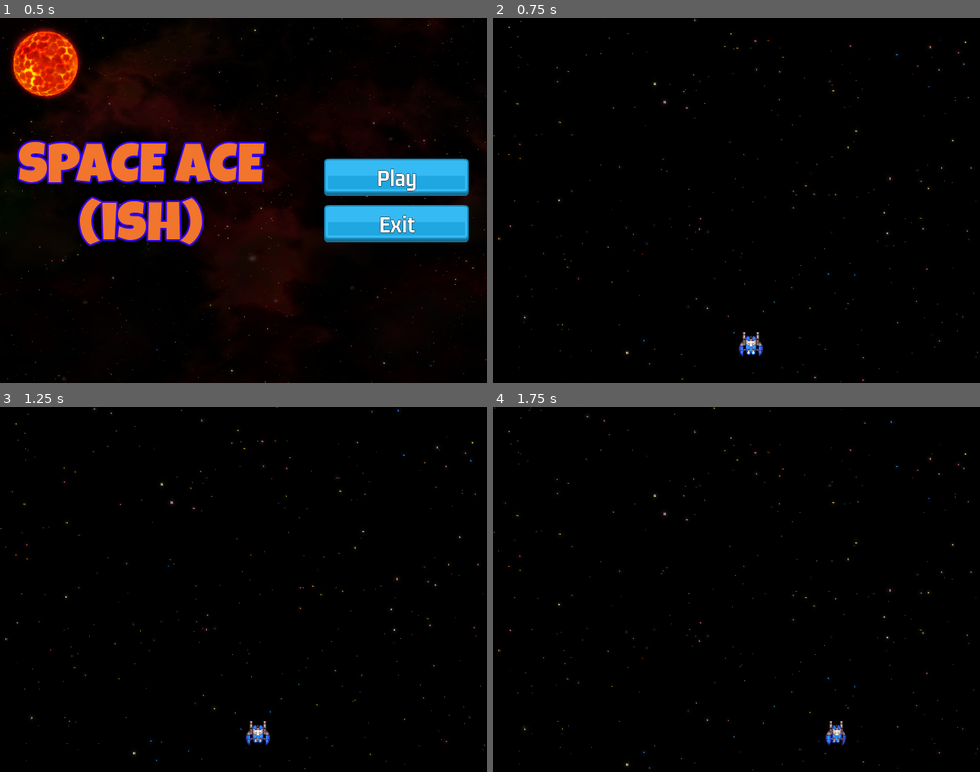
Above: before the commit, frames 1-4 (two rows, left to right).
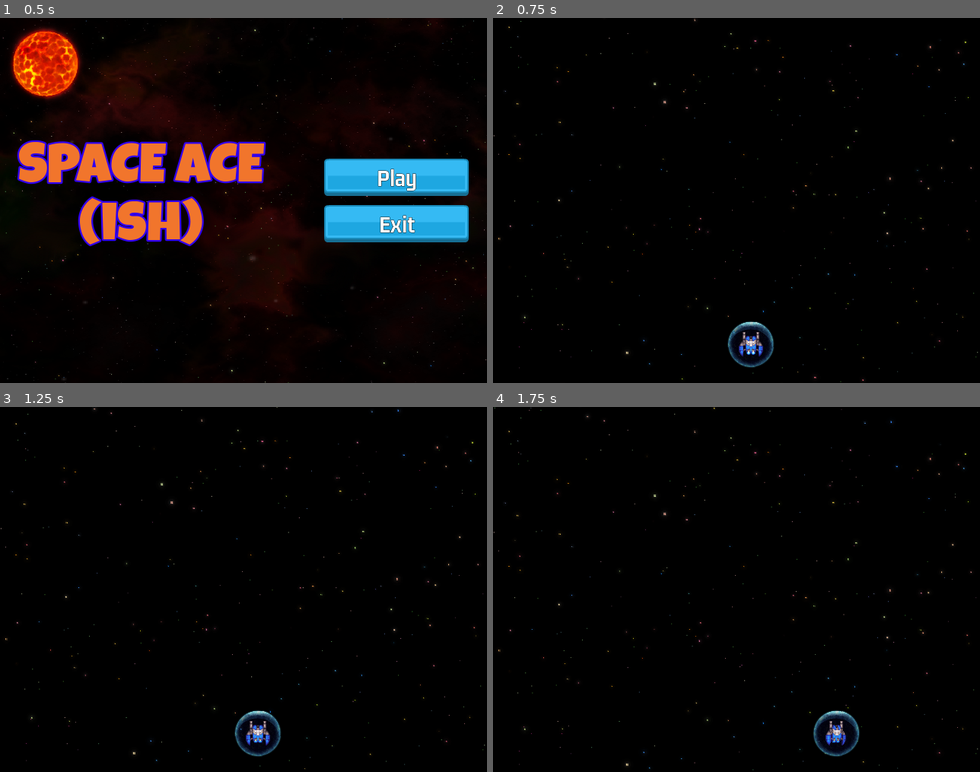
Above: after the commit, the same moments.

Repository: jaerrib/learning-godot
Game: Godot game, scene res://scenes/main/main.tscn
The game is run twice, just before and just after one commit, with the same random seed, the same clock (stepped at 60 frames per second) and the same inputs.
Inputs:
- Up to frame 1 (0.5 s): no input
- Up to frame 2 (0.75 s): click "Play" at 0.5 s
- Up to frame 3 (1.25 s): no input
- Up to frame 4 (1.75 s): hold D (right) from 1.28 s (still down)

Frame 1 is identical in both runs. In frame 2, 0.4% of the frame differs, in the area x 48-58%, y 83-96%; in frame 3, 0.4%; in frame 4, 0.4%, in the area x 65-76%, y 83-96%.

Commit message:
Add shield scene to player

Diff:
--- a/space-ace/scenes/player/player.tscn
+++ b/space-ace/scenes/player/player.tscn
@@ -1,10 +1,26 @@
-[gd_scene load_steps=8 format=3 uid="uid://cj44yxcjeprnn"]
+[gd_scene load_steps=9 format=3 uid="uid://cj44yxcjeprnn"]
 
 [ext_resource type="Script" path="res://scenes/player/player.gd" id="1_r4sqo"]
 [ext_resource type="Texture2D" uid="uid://ciq5rvqtwoutv" path="res://assets/ships/ships_human_1.png" id="1_ubs0j"]
+[ext_resource type="PackedScene" uid="uid://ckmo3dba2esg0" path="res://scenes/shield/shield.tscn" id="3_qr88r"]
 
 [sub_resource type="CircleShape2D" id="CircleShape2D_njcbk"]
 radius = 14.0
+
+[sub_resource type="Animation" id="Animation_3cvbj"]
+length = 0.001
+tracks/0/type = "value"
+tracks/0/imported = false
+tracks/0/enabled = true
+tracks/0/path = NodePath("Sprite2D:frame")
+tracks/0/interp = 1
+tracks/0/loop_wrap = true
+tracks/0/keys = {
+"times": PackedFloat32Array(0),
+"transitions": PackedFloat32Array(1),
+"update": 1,
+"values": [1]
+}
 
 [sub_resource type="Animation" id="Animation_1fq77"]
 resource_name = "fly"
@@ -22,21 +38,6 @@
 "transitions": PackedFloat32Array(1, 1),
 "update": 1,
 "values": [0, 1]
-}
-
-[sub_resource type="Animation" id="Animation_3cvbj"]
-length = 0.001
-tracks/0/type = "value"
-tracks/0/imported = false
-tracks/0/enabled = true
-tracks/0/path = NodePath("Sprite2D:frame")
-tracks/0/interp = 1
-tracks/0/loop_wrap = true
-tracks/0/keys = {
-"times": PackedFloat32Array(0),
-"transitions": PackedFloat32Array(1),
-"update": 1,
-"values": [1]
 }
 
 [sub_resource type="Animation" id="Animation_8nf5b"]
@@ -81,3 +82,5 @@
 "": SubResource("AnimationLibrary_mp6xv")
 }
 autoplay = "fly"
+
+[node name="Shield" parent="." instance=ExtResource("3_qr88r")]
--- /dev/null
+++ b/space-ace/scenes/shield/shield.tscn
@@ -0,0 +1,67 @@
+[gd_scene load_steps=6 format=3 uid="uid://ckmo3dba2esg0"]
+
+[ext_resource type="Texture2D" uid="uid://rib1d6ar2ump" path="res://assets/shield/spr_shield_small.png" id="1_1wxox"]
+
+[sub_resource type="CircleShape2D" id="CircleShape2D_0aahg"]
+radius = 29.0
+
+[sub_resource type="Animation" id="Animation_i3rsu"]
+resource_name = "hit"
+length = 0.2
+step = 0.1
+tracks/0/type = "value"
+tracks/0/imported = false
+tracks/0/enabled = true
+tracks/0/path = NodePath("Sprite2D:self_modulate")
+tracks/0/interp = 1
+tracks/0/loop_wrap = true
+tracks/0/keys = {
+"times": PackedFloat32Array(0, 0.1, 0.2),
+"transitions": PackedFloat32Array(1, 1, 1),
+"update": 0,
+"values": [Color(1, 1, 1, 1), Color(0.796078, 0, 0.796078, 1), Color(1, 1, 1, 1)]
+}
+
+[sub_resource type="Animation" id="Animation_sn814"]
+length = 0.001
+tracks/0/type = "value"
+tracks/0/imported = false
+tracks/0/enabled = true
+tracks/0/path = NodePath("Sprite2D:self_modulate")
+tracks/0/interp = 1
+tracks/0/loop_wrap = true
+tracks/0/keys = {
+"times": PackedFloat32Array(0),
+"transitions": PackedFloat32Array(1),
+"update": 0,
+"values": [Color(1, 1, 1, 1)]
+}
+
+[sub_resource type="AnimationLibrary" id="AnimationLibrary_d8ipm"]
+_data = {
+"RESET": SubResource("Animation_sn814"),
+"hit": SubResource("Animation_i3rsu")
+}
+
+[node name="Shield" type="Area2D"]
+collision_layer = 32
+collision_mask = 8
+
+[node name="Sprite2D" type="Sprite2D" parent="."]
+rotation = -1.5708
+scale = Vector2(0.5, 0.5)
+texture = ExtResource("1_1wxox")
+
+[node name="CollisionShape2D" type="CollisionShape2D" parent="."]
+shape = SubResource("CircleShape2D_0aahg")
+
+[node name="Timer" type="Timer" parent="."]
+wait_time = 5.0
+one_shot = true
+
+[node name="AnimationPlayer" type="AnimationPlayer" parent="."]
+libraries = {
+"": SubResource("AnimationLibrary_d8ipm")
+}
+
+[node name="Sound" type="AudioStreamPlayer2D" parent="."]
